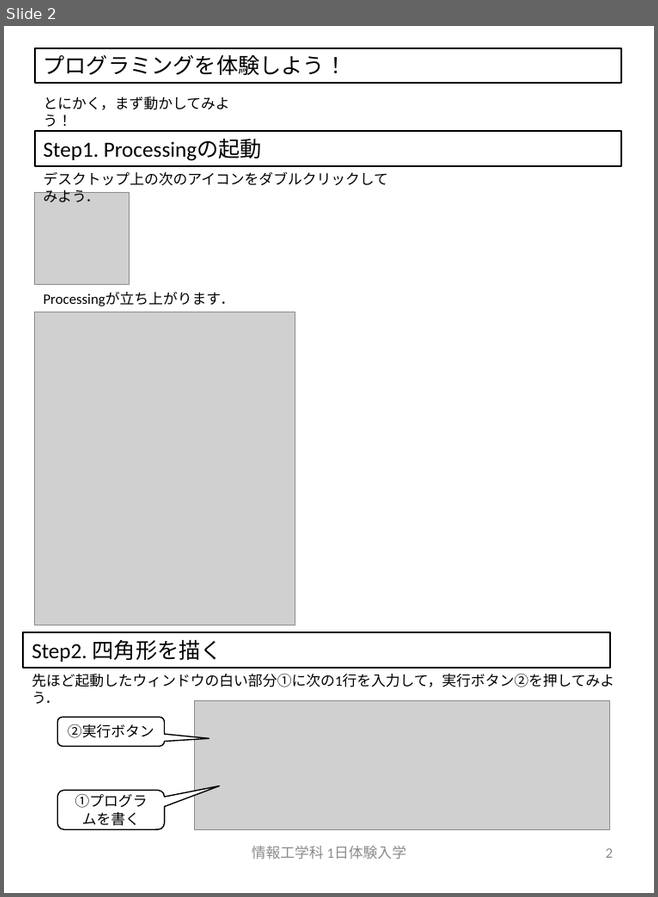
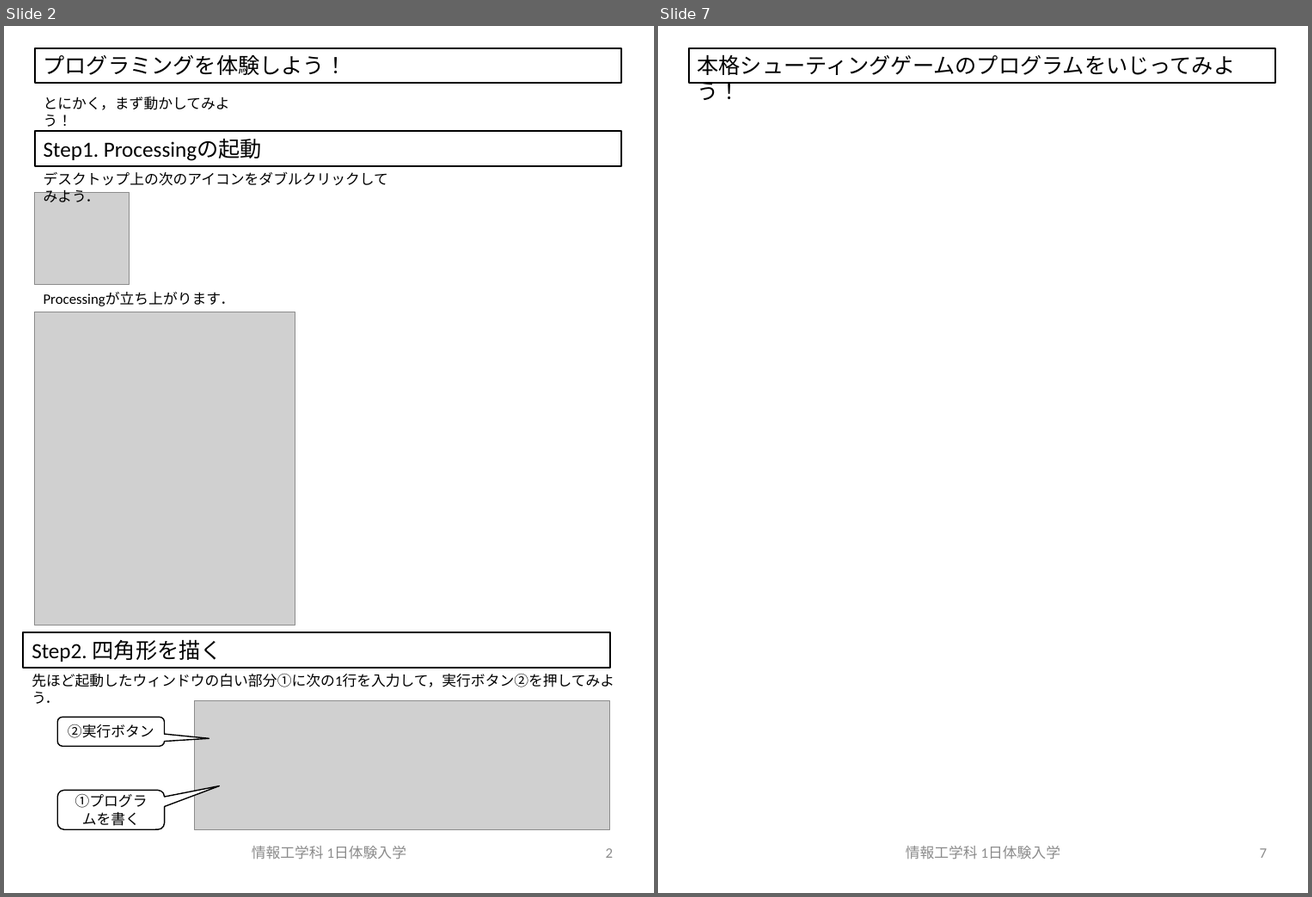
Before and after one commit to crotsu/ShootingGame_Taiken, a slide deck: Document/manual.pptx. Shown side by side, each under a label of ours: slide 2 before the commit, slides 2 and 7 after it; the slides between them are not shown. The pictures are 658x897 and 1312x897 pixels, drawn with LibreOffice and Linux fonts; fonts in the diff are those of the drawing; grey boxes stand for pictures. Boxes give left, top, right and bottom in pixels: in the first picture for what was removed or moved away, otherwise in the second. Text is boxed around its words. In the diff, an @@ line names an element or a change of style, - is before the commit and + after.

```diff
--- a/Document/manual.pptx
+++ b/Document/manual.pptx
@@ slide 7 added at (658, 26, 1308, 893), background #FFFFFF @@
@@ rectangle added at (688, 48, 1275, 83), outline #000000 1.5 pt, 18 pt, text #000000 @@
+本格シューティングゲームのプログラムをいじってみよう！
@@ text added at (906, 846, 1060, 858), 12 pt, text #8C8C8C @@
+情報工学科 1日体験入学
@@ page number added at (1260, 848, 1267, 858), 12 pt, text #8C8C8C @@
+7
```
Also in this commit, not shown: 2 slides changed, 3 other slides added, 9 other files.
